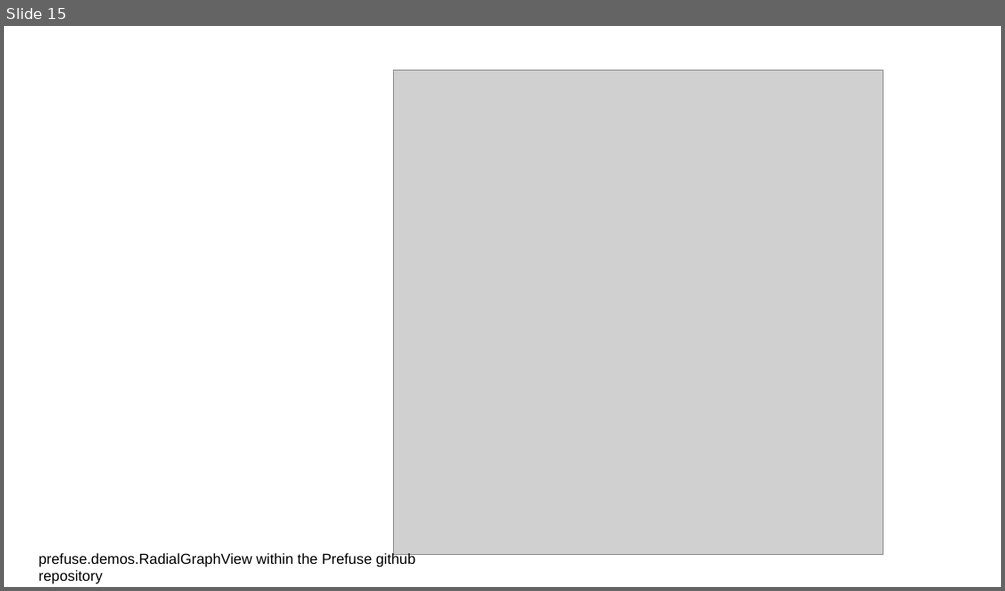
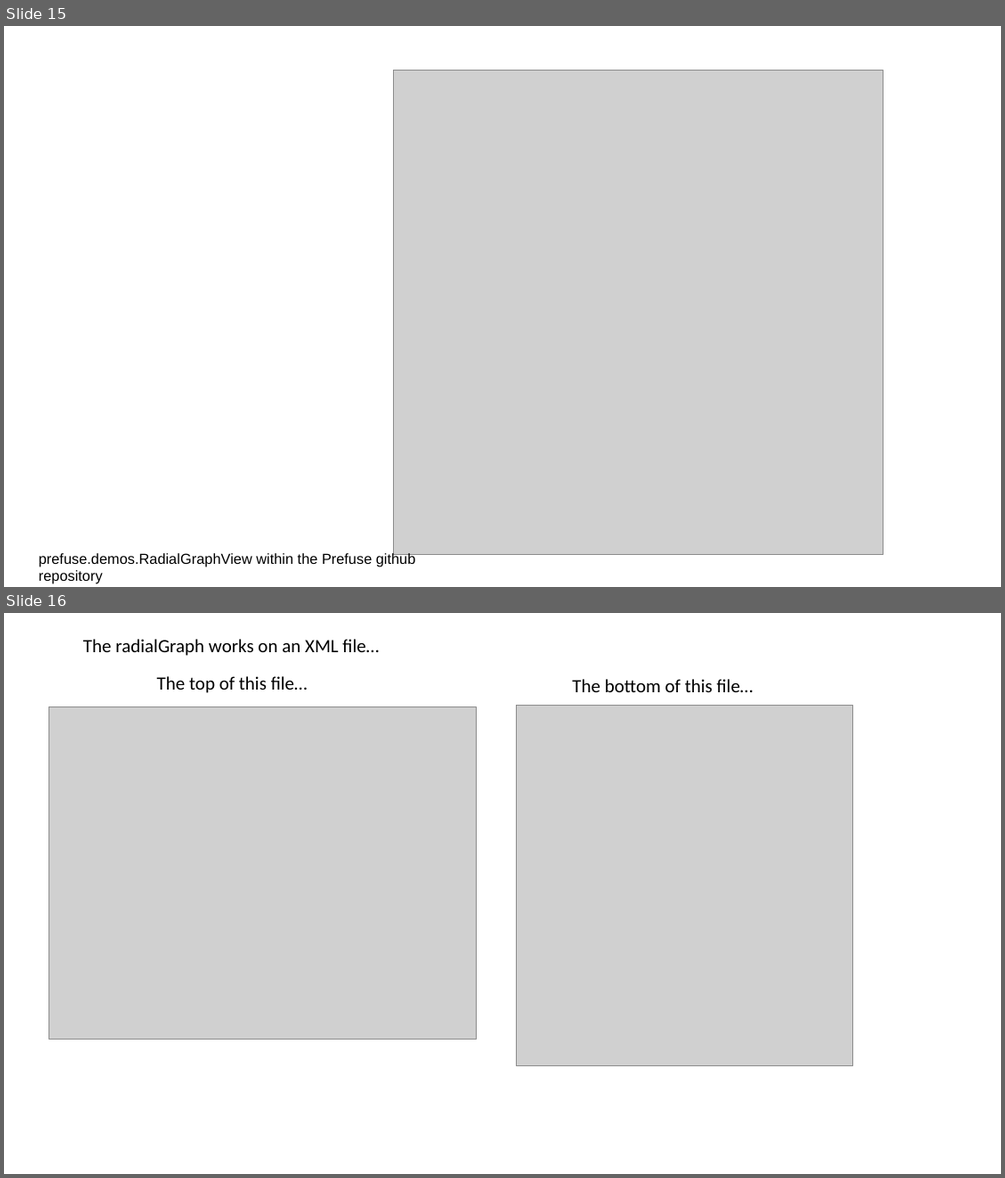
Before and after one commit to afodor/afodor.github.io, a slide deck: classes/prog2015/Prog3-Lecture13.pptx. Shown one above the other, each under a label of ours: slide 15 before the commit, slides 15 and 16 after it. The pictures are 1005x591 and 1005x1178 pixels, drawn with LibreOffice and Linux fonts; fonts in the diff are those of the drawing; grey boxes stand for pictures. Boxes give left, top, right and bottom in pixels: in the first picture for what was removed or moved away, otherwise in the second. Text is boxed around its words. In the diff, an @@ line names an element or a change of style, - is before the commit and + after.

```diff
--- a/classes/prog2015/Prog3-Lecture13.pptx
+++ b/classes/prog2015/Prog3-Lecture13.pptx
@@ slide 16 added at (x1=4, y1=613, x2=1001, y2=1174), background #FFFFFF @@
@@ text added at (x1=83, y1=639, x2=379, y2=656), 18 pt, text #000000 @@
+The radialGraph works on an XML file…
@@ text added at (x1=157, y1=676, x2=307, y2=693), 18 pt, text #000000 @@
+The top of this file…
@@ text added at (x1=572, y1=679, x2=753, y2=692), 18 pt, text #000000 @@
+The bottom of this file…
@@ picture added at (x1=48, y1=706, x2=476, y2=1039) @@
@@ picture added at (x1=517, y1=706, x2=853, y2=1066) @@
```
Also in this commit, not shown: 2 other slides added, 1 other file.
